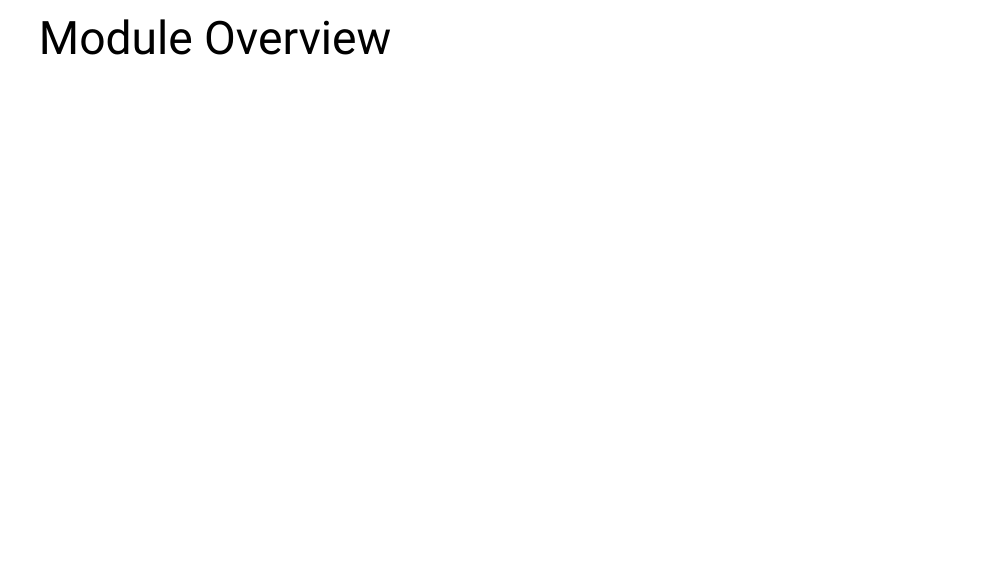
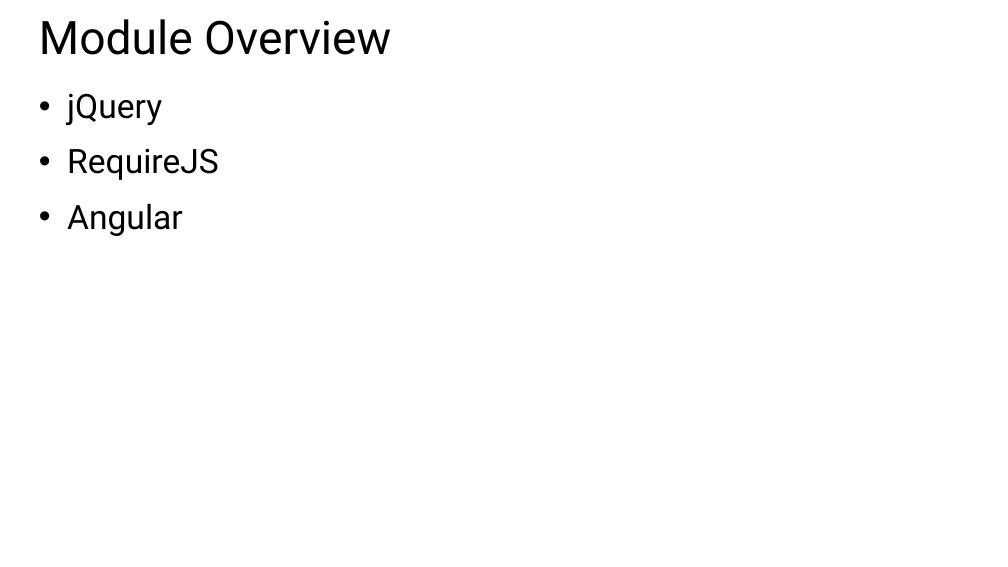
Before and after one commit to Amart85/JavaScript-Experienced-Developers, a slide deck: slide 3 of Slides/Module 5 - JS Libraries.pptx. Drawn at 1008x567 pixels with LibreOffice and Linux fonts; fonts in the diff are those of the drawing. Boxes give left, top, right and bottom in pixels: in the first picture for what was removed or moved away, otherwise in the second. Text is boxed around its words. In the diff, an @@ line names an element or a change of style, - is before the commit and + after.

Commit message:
Update on Module 5

```diff
--- a/Slides/Module 5 - JS Libraries.pptx
+++ b/Slides/Module 5 - JS Libraries.pptx
@@ text added at box(67, 93, 219, 236), 32 pt, text #000000 @@
+• jQuery
+• RequireJS
+• Angular
```
Also in this commit, not shown: 6 slides added.
